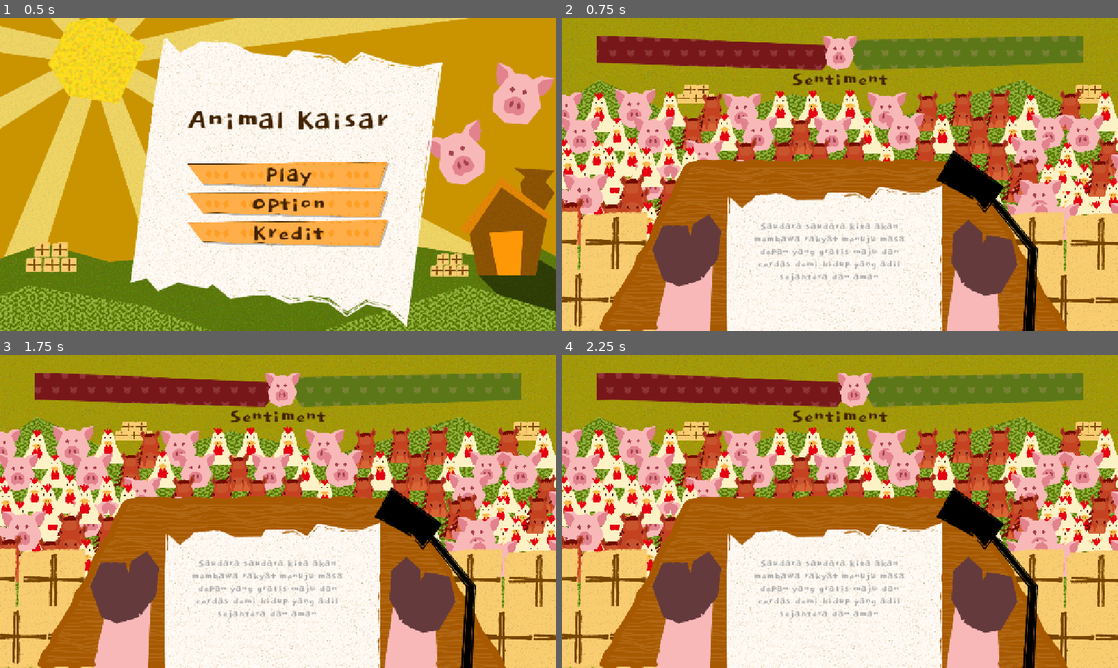
Above: before the commit, frames 1-4 (two rows, left to right).
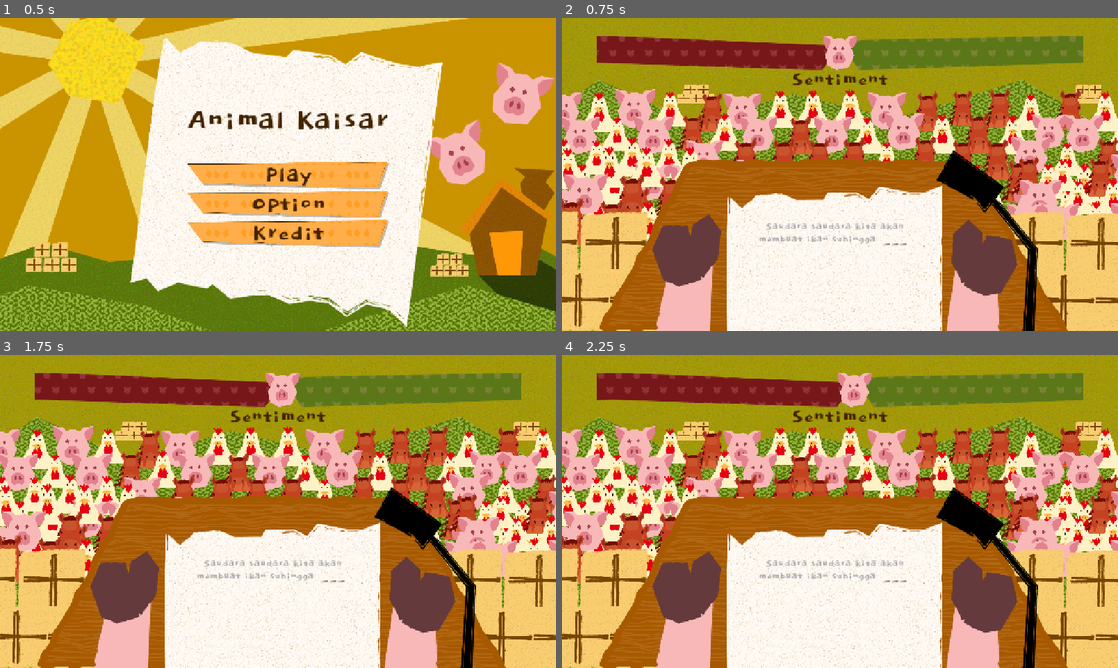
Above: after the commit, the same moments.

Repository: Radiit/animal_kaisar
Game: Godot game, scene res://main_menu_page.tscn
Two runs of this game, one before a commit and one after it. Both use one fixed random seed, a clock stepped at 60 frames per second and the inputs below.
Inputs (mouse positions are in pixels of both pictures, inside the frame that each line leads up to):
- Up to frame 1 (0.5 s): no input
- Up to frame 2 (0.75 s): click "Play" at 0.5 s
- Up to frame 3 (1.75 s): tap Enter at 1.25 s; move the mouse to (400, 495) at 1.27 s
- Up to frame 4 (2.25 s): tap Space at 2 s; move the mouse to (728, 527) at 2.02 s; hold Backspace (ui_text_backspace) from 2.03 s (still down)

Frame 1 is identical in both runs. In frame 2, 1.0% of the frame differs, in the area x 34-62%, y 65-85%; in frame 3, 1.0%; in frame 4, 1.0%.

Commit message:
feat: finish qte and add hover frame button

Diff:
--- a/Main.tscn
+++ b/Main.tscn
@@ -18,6 +18,8 @@
 [ext_resource type="Texture2D" uid="uid://cj72jepqpol4e" path="res://assets/shout_kiri.png" id="16_kiri"]
 [ext_resource type="Texture2D" uid="uid://dog4wg1dj3a15" path="res://assets/shout_kanan.png" id="17_kanan"]
 [ext_resource type="Texture2D" uid="uid://bgdktfmkp8mm3" path="res://assets/ptok_ptok_ptok.png" id="18_ptok"]
+[ext_resource type="Texture2D" uid="uid://ddajjo6taitem" path="res://Button.png" id="3_ccx6m"]
+[ext_resource type="Texture2D" uid="uid://hoverframe" path="res://assets/hover_frame.png" id="4_hover"]
 [ext_resource type="Script" uid="uid://dmjpot8e6818t" path="res://sentiment_effects.gd" id="19_effects"]
 
 [node name="Main" type="Control" unique_id=1893663836]
@@ -262,9 +264,12 @@
 expand_mode = 1
 
 [node name="PaperMargin" type="MarginContainer" parent="Paper" unique_id=295604732]
-layout_mode = 0
-offset_right = 472.0
-offset_bottom = 404.0
+layout_mode = 1
+anchors_preset = 15
+anchor_right = 1.0
+anchor_bottom = 1.0
+grow_horizontal = 2
+grow_vertical = 2
 theme_override_constants/margin_left = 40
 theme_override_constants/margin_top = 80
 theme_override_constants/margin_right = 40
@@ -276,7 +281,7 @@
 
 [node name="PromptLabel" type="RichTextLabel" parent="Paper/PaperMargin/PaperVBox" unique_id=1691317842]
 unique_name_in_owner = true
-custom_minimum_size = Vector2(0, 220)
+custom_minimum_size = Vector2(0, 160)
 layout_mode = 2
 theme_override_colors/default_color = Color(0, 0, 0, 1)
 theme_override_font_sizes/normal_font_size = 28
@@ -284,6 +289,70 @@
 text = "[Naskah Pidato]"
 scroll_active = false
 autowrap_mode = 2
+
+[node name="QTEOptions" type="HBoxContainer" parent="Paper/PaperMargin/PaperVBox" unique_id=3000000001]
+unique_name_in_owner = true
+visible = false
+layout_mode = 2
+theme_override_constants/separation = 10
+alignment = 1
+
+[node name="OptionA" type="TextureRect" parent="Paper/PaperMargin/PaperVBox/QTEOptions" unique_id=3000000002]
+custom_minimum_size = Vector2(120, 50)
+layout_mode = 2
+texture = ExtResource("3_ccx6m")
+expand_mode = 1
+
+[node name="Label" type="Label" parent="Paper/PaperMargin/PaperVBox/QTEOptions/OptionA" unique_id=3000000003]
+layout_mode = 1
+anchors_preset = 15
+anchor_right = 1.0
+anchor_bottom = 1.0
+grow_horizontal = 2
+grow_vertical = 2
+theme_override_colors/font_color = Color(0.258824, 0.137255, 0, 1)
+theme_override_font_sizes/font_size = 18
+text = "Opsi A"
+horizontal_alignment = 1
+vertical_alignment = 1
+
+[node name="OptionB" type="TextureRect" parent="Paper/PaperMargin/PaperVBox/QTEOptions" unique_id=3000000004]
+custom_minimum_size = Vector2(120, 50)
+layout_mode = 2
+texture = ExtResource("3_ccx6m")
+expand_mode = 1
+
+[node name="Label" type="Label" parent="Paper/PaperMargin/PaperVBox/QTEOptions/OptionB" unique_id=3000000005]
+layout_mode = 1
+anchors_preset = 15
+anchor_right = 1.0
+anchor_bottom = 1.0
+grow_horizontal = 2
+grow_vertical = 2
+theme_override_colors/font_color = Color(0.258824, 0.137255, 0, 1)
+theme_override_font_sizes/font_size = 18
+text = "Opsi B"
+horizontal_alignment = 1
+vertical_alignment = 1
+
+[node name="OptionC" type="TextureRect" parent="Paper/PaperMargin/PaperVBox/QTEOptions" unique_id=3000000006]
+custom_minimum_size = Vector2(120, 50)
+layout_mode = 2
+texture = ExtResource("3_ccx6m")
+expand_mode = 1
+
+[node name="Label" type="Label" parent="Paper/PaperMargin/PaperVBox/QTEOptions/OptionC" unique_id=3000000007]
+layout_mode = 1
+anchors_preset = 15
+anchor_right = 1.0
+anchor_bottom = 1.0
+grow_horizontal = 2
+grow_vertical = 2
+theme_override_colors/font_color = Color(0.258824, 0.137255, 0, 1)
+theme_override_font_sizes/font_size = 18
+text = "Opsi C"
+horizontal_alignment = 1
+vertical_alignment = 1
 
 [node name="TurnTimer" type="Timer" parent="." unique_id=1155600722]
 unique_name_in_owner = true
--- a/main.gd
+++ b/main.gd
@@ -6,6 +6,10 @@
 @onready var turn_timer: Timer = %TurnTimer
 @onready var crowd_layer: Control = %CrowdLayer
 @onready var sentiment_effects: Control = get_node_or_null("SentimentEffects")
+@onready var qte_options_ui: Control = %QTEOptions
+@onready var option_a_label: Label = get_node("%QTEOptions/OptionA/Label")
+@onready var option_b_label: Label = get_node("%QTEOptions/OptionB/Label")
+@onready var option_c_label: Label = get_node("%QTEOptions/OptionC/Label")
 
 # Colors
 const COLOR_NORMAL := "000000"
@@ -17,19 +21,19 @@
 
 const STEPS := [
 	{
-		"text": "Saudara saudara kita akan membawa rakyat menuju masa depan yang gratis maju dan cerdas demi hidup yang adil sejahtera dan aman"
+		"pre": "Saudara saudara kita akan membuat ikan sehingga ",
+		"options": ["Rakyat", "Kucing", "Pejabat"],
+		"post": " bisa menikmati hidangan lezat setiap hari tanpa terkecuali"
 	},
 	{
-		"text": "Kita harus bersatu bersama demi kandang yang lebih baik untuk semua penghuni desa ini tanpa terkecuali"
+		"pre": "Kita harus bersatu bersama demi ",
+		"options": ["Kandang", "Negara", "Masa Depan"],
+		"post": " yang lebih baik untuk semua penghuni desa ini tanpa terkecuali"
 	},
 	{
-		"text": "Jangan pernah menyerah pada keadaan karena kita adalah bangsa yang kuat dan tangguh dalam menghadapi segala rintangan"
-	},
-	{
-		"text": "Pendidikan adalah kunci utama untuk membuka pintu kesuksesan bagi generasi muda kita di masa yang akan datang"
-	},
-	{
-		"text": "Mari kita bangun bersama sebuah ekosistem yang mendukung pertumbuhan ekonomi kreatif dan inovatif bagi seluruh lapisan masyarakat"
+		"pre": "Jangan pernah menyerah pada keadaan karena kita adalah ",
+		"options": ["Pemenang", "Pejuang", "Bangsa Kuat"],
+		"post": " yang tangguh dalam menghadapi segala rintangan yang menghadang"
 	}
 ]
 
@@ -38,32 +42,60 @@
 var game_active := false
 var typed_text := ""
 
+# Branching State
+enum State { NORMAL, CHOICE }
+var current_state := State.NORMAL
+var current_options := []
+var choice_typed := ""
+var selected_choice := ""
+
+# Textures for hover
+var TEX_NORMAL: Texture2D
+var TEX_HOVER: Texture2D
+
 func _ready() -> void:
+	# Use load instead of preload to avoid register issues
+	TEX_NORMAL = load("res://Button.png")
+	TEX_HOVER = load("res://assets/hover_frame.png")
+
 	if turn_timer:
 		turn_timer.timeout.connect(_on_turn_timer_timeout)
 		turn_timer.wait_time = 1.0
 		turn_timer.one_shot = false
-
 	if prompt_label:
 		prompt_label.bbcode_enabled = true
 
+	_setup_hover_signals()
 	start_game()
+
+func _setup_hover_signals() -> void:
+	var options = [
+		{"node": get_node_or_null("%QTEOptions/OptionA"), "label": option_a_label},
+		{"node": get_node_or_null("%QTEOptions/OptionB"), "label": option_b_label},
+		{"node": get_node_or_null("%QTEOptions/OptionC"), "label": option_c_label}
+	]
+	for opt in options:
+		var node = opt["node"]
+		var label = opt["label"]
+		if node and node is TextureRect:
+			node.mouse_entered.connect(func(): label.add_theme_color_override("font_color", Color("#422300")))
+			node.mouse_exited.connect(func(): _update_options_highlighting()) # Revert to normal highlighting state
 
 func start_game() -> void:
 	game_active = true
 	approval_rating = 50
 	current_step_index = 0
-	typed_text = ""
+	current_state = State.NORMAL
 	load_step(current_step_index)
-
-	if turn_timer:
-		turn_timer.start()
-
+	if turn_timer: turn_timer.start()
 	update_ui()
 
 func load_step(index: int) -> void:
 	current_step_index = index
 	typed_text = ""
+	current_state = State.NORMAL
+	selected_choice = ""
+	if qte_options_ui: qte_options_ui.visible = false
 	update_ui()
 
 func _input(event: InputEvent) -> void:
@@ -71,58 +103,117 @@
 		return
 
 	if event.is_action_pressed("ui_text_backspace"):
-		if typed_text.length() > 0:
-			typed_text = typed_text.left(typed_text.length() - 1)
-			update_ui()
+		if current_state == State.CHOICE:
+			if choice_typed.length() > 0:
+				choice_typed = choice_typed.left(choice_typed.length() - 1)
+				update_ui()
+		else:
+			if typed_text.length() > 0:
+				typed_text = typed_text.left(typed_text.length() - 1)
+				var step = STEPS[current_step_index % STEPS.size()]
+				if typed_text.length() < step["pre"].length():
+					selected_choice = ""
+				update_ui()
 		return
 
 	var unicode = event.unicode
 	if unicode > 31 and unicode < 127:
 		var char_typed = char(unicode)
-		_process_char_typed(char_typed)
+		if current_state == State.CHOICE:
+			_process_choice_input(char_typed)
+		else:
+			_process_char_typed(char_typed)
 
 func _process_char_typed(char_typed: String) -> void:
-	var step: Dictionary = STEPS[current_step_index % STEPS.size()]
-	var full_text = String(step.get("text", ""))
-
-	if typed_text.length() < full_text.length():
+	var step = STEPS[current_step_index % STEPS.size()]
+	var target_pre = step["pre"]
+
+	if typed_text.length() < target_pre.length():
+		# Typing PRE part
 		var i = typed_text.length()
 		typed_text += char_typed
-
-		if char_typed.to_lower() == full_text[i].to_lower():
+		if char_typed.to_lower() == target_pre[i].to_lower():
 			apply_approval(1)
-			if crowd_layer and crowd_layer.has_method("cheer"):
-				crowd_layer.cheer()
-
-			if sentiment_effects and sentiment_effects.has_method("spawn_feedback"):
-				var paper = get_node_or_null("Paper")
-				var mic = get_node_or_null("Stage/Mic")
-				var p_pos = paper.global_position if paper else Vector2.ZERO
-				var m_pos = mic.global_position if mic else Vector2.ZERO
-
-				var rects: Array[Rect2] = []
-				if crowd_layer:
-					# Explicit check for members if they exist as properties or nodes
-					if "bg1" in crowd_layer and crowd_layer.bg1: rects.append(crowd_layer.bg1.get_global_rect())
-					if "bg2" in crowd_layer and crowd_layer.bg2: rects.append(crowd_layer.bg2.get_global_rect())
-					if "bg3" in crowd_layer and crowd_layer.bg3: rects.append(crowd_layer.bg3.get_global_rect())
-
-				sentiment_effects.spawn_feedback(p_pos, m_pos, rects)
+			_trigger_feedback()
 		else:
 			apply_approval(TYPO_PENALTY)
 
-		update_ui()
-
-		if typed_text.length() >= full_text.length():
-			_on_line_completed()
+		if typed_text.length() >= target_pre.length():
+			_enter_choice_state()
+	else:
+		# Typing POST part
+		var full_target = target_pre + selected_choice + step["post"]
+		if typed_text.length() < full_target.length():
+			var i = typed_text.length()
+			typed_text += char_typed
+			if char_typed.to_lower() == full_target[i].to_lower():
+				apply_approval(1)
+				_trigger_feedback()
+			else:
+				apply_approval(TYPO_PENALTY)
+
+			if typed_text.length() >= full_target.length():
+				_on_line_completed()
+
+	update_ui()
+
+func _enter_choice_state() -> void:
+	current_state = State.CHOICE
+	var step = STEPS[current_step_index % STEPS.size()]
+	current_options = step["options"]
+	choice_typed = ""
+	selected_choice = ""
+
+	if qte_options_ui:
+		qte_options_ui.visible = true
+		option_a_label.text = current_options[0]
+		option_b_label.text = current_options[1]
+		option_c_label.text = current_options[2]
+
+	update_ui()
+
+func _process_choice_input(char_typed: String) -> void:
+	choice_typed += char_typed
+	update_ui()
+
+	# Check if any option matches
+	for opt in current_options:
+		if choice_typed.to_lower() == opt.to_lower():
+			_select_choice(opt)
+			return
+
+func _select_choice(choice: String) -> void:
+	apply_approval(10)
+	_trigger_feedback()
+	current_state = State.NORMAL
+	selected_choice = choice
+	if qte_options_ui: qte_options_ui.visible = false
+
+	var step = STEPS[current_step_index % STEPS.size()]
+	typed_text = step["pre"] + choice
+	update_ui()
+
+func _trigger_feedback() -> void:
+	if crowd_layer and crowd_layer.has_method("cheer"):
+		crowd_layer.cheer()
+	if sentiment_effects and sentiment_effects.has_method("spawn_feedback"):
+		var paper = get_node_or_null("Paper")
+		var mic = get_node_or_null("Stage/Mic")
+		var p_pos = paper.global_position if paper else Vector2.ZERO
+		var m_pos = mic.global_position if mic else Vector2.ZERO
+		var rects: Array[Rect2] = []
+		if crowd_layer:
+			if "bg1" in crowd_layer and crowd_layer.bg1: rects.append(crowd_layer.bg1.get_global_rect())
+			if "bg2" in crowd_layer and crowd_layer.bg2: rects.append(crowd_layer.bg2.get_global_rect())
+			if "bg3" in crowd_layer and crowd_layer.bg3: rects.append(crowd_layer.bg3.get_global_rect())
+		sentiment_effects.spawn_feedback(p_pos, m_pos, rects)
 
 func _on_line_completed() -> void:
 	current_step_index += 1
 	load_step(current_step_index % STEPS.size())
 
 func _on_turn_timer_timeout() -> void:
-	if not game_active:
-		return
+	if not game_active: return
 	apply_approval(-1)
 	update_ui()
 	check_fail_state()
@@ -144,23 +235,62 @@
 		sentiment_bar.approval = approval_rating
 
 	if game_active:
-		var step: Dictionary = STEPS[current_step_index % STEPS.size()]
-		var full_text = String(step.get("text", ""))
+		var step = STEPS[current_step_index % STEPS.size()]
+		var pre = step["pre"]
+		var post = step["post"]
 
 		var bbcode = "[center]"
-		for i in range(full_text.length()):
-			var char_to_show = full_text[i]
+
+		# Draw PRE part
+		for i in range(pre.length()):
+			var c = pre[i]
 			if i < typed_text.length():
-				if typed_text[i].to_lower() == full_text[i].to_lower():
-					bbcode += "[color=#%s]%s[/color]" % [COLOR_NORMAL, char_to_show]
+				if typed_text[i].to_lower() == pre[i].to_lower():
+					bbcode += "[color=#%s]%s[/color]" % [COLOR_NORMAL, c]
 				else:
-					bbcode += "[color=#%s]%s[/color]" % [COLOR_ERROR, char_to_show]
+					bbcode += "[color=#%s]%s[/color]" % [COLOR_ERROR, c]
 			else:
-				bbcode += "[color=#aaaaaa]%s[/color]" % char_to_show
+				bbcode += "[color=#aaaaaa]%s[/color]" % c
+
+		# Draw CHOICE part
+		if current_state == State.CHOICE:
+			bbcode += "[color=#422300] ___ [/color]"
+			_update_options_highlighting()
+		else:
+			if selected_choice != "":
+				for i in range(selected_choice.length()):
+					var c = selected_choice[i]
+					bbcode += "[color=#%s]%s[/color]" % [COLOR_NORMAL, c]
+
+				# Draw POST part
+				var post_start = pre.length() + selected_choice.length()
+				for i in range(post.length()):
+					var c = post[i]
+					var global_idx = post_start + i
+					if global_idx < typed_text.length():
+						if typed_text[global_idx].to_lower() == post[i].to_lower():
+							bbcode += "[color=#%s]%s[/color]" % [COLOR_NORMAL, c]
+						else:
+							bbcode += "[color=#%s]%s[/color]" % [COLOR_ERROR, c]
+					else:
+						bbcode += "[color=#aaaaaa]%s[/color]" % c
+			else:
+				bbcode += "[color=#422300] ___ [/color]"
+
 		bbcode += "[/center]"
-
 		if prompt_label:
 			prompt_label.text = bbcode
 	else:
 		if prompt_label:
 			prompt_label.text = "[center]Pidato selesai[/center]"
+
+func _update_options_highlighting() -> void:
+	if not qte_options_ui: return
+	var labels = [option_a_label, option_b_label, option_c_label]
+	for i in range(current_options.size()):
+		var opt = current_options[i]
+		var label = labels[i]
+		if choice_typed.length() > 0 and opt.to_lower().begins_with(choice_typed.to_lower()):
+			label.add_theme_color_override("font_color", Color.WHITE)
+		else:
+			label.add_theme_color_override("font_color", Color(0.2588, 0.1373, 0))
--- a/main_menu_page.gd
+++ b/main_menu_page.gd
@@ -4,13 +4,41 @@
 @onready var option_button = $ContentLayer/CenterContainer/ContentBox/MarginContainer/ButtonsVBox/OptionButton
 @onready var credit_button = $ContentLayer/CenterContainer/ContentBox/MarginContainer/ButtonsVBox/CreditButton
 
+var TEX_NORMAL: Texture2D
+var TEX_HOVER: Texture2D
+
 func _ready() -> void:
+	TEX_NORMAL = load("res://Button.png")
+	TEX_HOVER = load("res://assets/hover_frame.png")
+
 	play_button.pressed.connect(_on_play_pressed)
-	# Option dan Credit bisa diisi nanti
 
 	play_button.text = "Play"
 	option_button.text = "Option"
 	credit_button.text = "Kredit"
 
+	var brown_color := Color("#422300")
+	for btn in [play_button, option_button, credit_button]:
+		# Set a permanent font color for all states to prevent flickering/turning white
+		btn.add_theme_color_override("font_color", brown_color)
+		btn.add_theme_color_override("font_hover_color", brown_color)
+		btn.add_theme_color_override("font_pressed_color", brown_color)
+		btn.add_theme_color_override("font_focus_color", brown_color)
+		_setup_button_hover(btn)
+
+func _setup_button_hover(btn: Button) -> void:
+	btn.mouse_entered.connect(func(): _set_button_texture(btn, TEX_HOVER))
+	btn.mouse_exited.connect(func(): _set_button_texture(btn, TEX_NORMAL))
+
+func _set_button_texture(btn: Button, tex: Texture2D) -> void:
+	# Duplicate the style to avoid affecting other buttons if they share the same resource
+	var style = btn.get_theme_stylebox("normal").duplicate()
+	if style is StyleBoxTexture:
+		style.texture = tex
+		btn.add_theme_stylebox_override("normal", style)
+		btn.add_theme_stylebox_override("hover", style)
+		btn.add_theme_stylebox_override("pressed", style)
+		btn.add_theme_stylebox_override("focus", style)
+
 func _on_play_pressed() -> void:
 	get_tree().change_scene_to_file("res://Main.tscn")
Binary file added: assets/hover_frame.png
Not shown, added: assets/hover_frame.png.import
